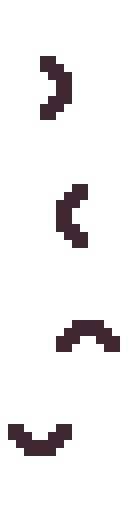
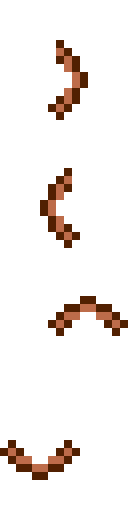
Before/after of a w=128, h=512 layered artwork. What changed in the layer stack:
renamed "sword-right copy #2" to "sword-right copy #10", painted on it over [40, 40, 88, 120]
renamed "sword-right copy #3" to "sword-right copy #11", painted on it over [40, 168, 88, 248]
renamed "sword-right copy #4" to "sword-right copy #12", painted on it over [48, 296, 128, 352]
renamed "sword-right copy #5" to "sword-right copy #13", painted on it over [0, 424, 80, 480]
